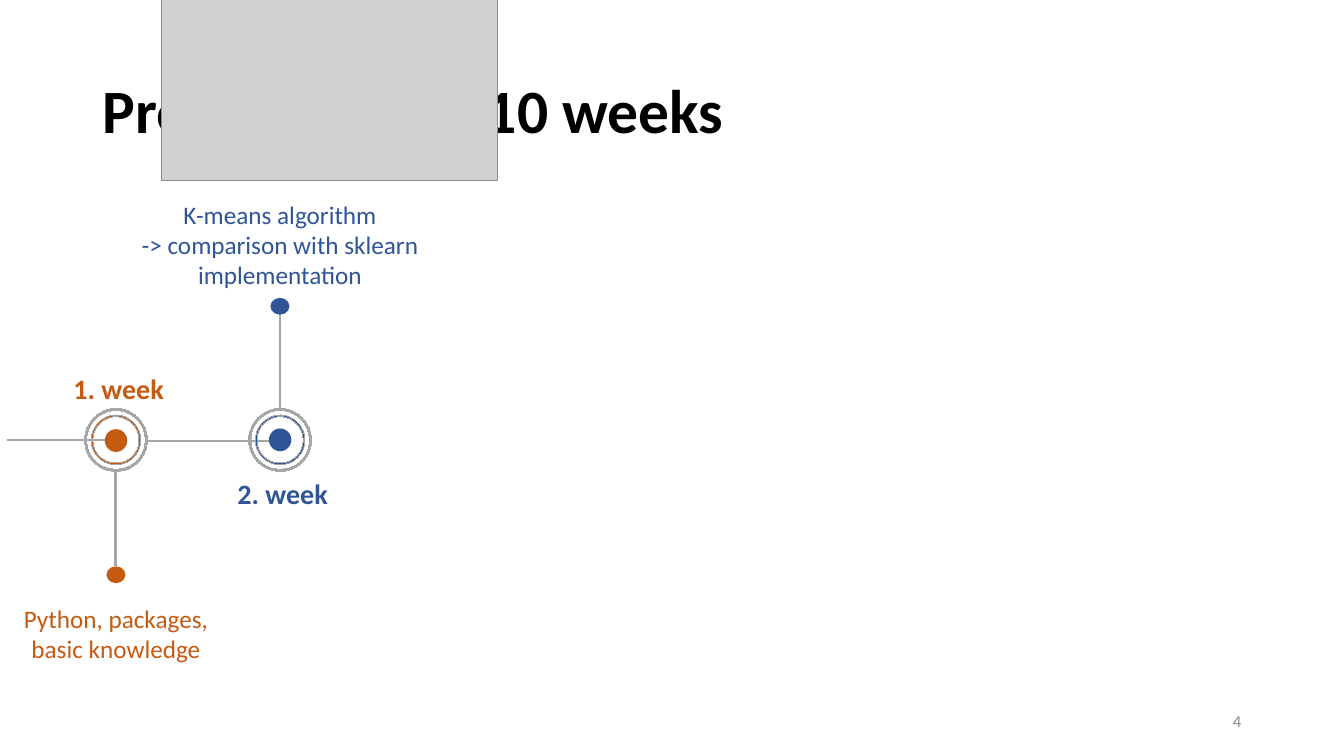
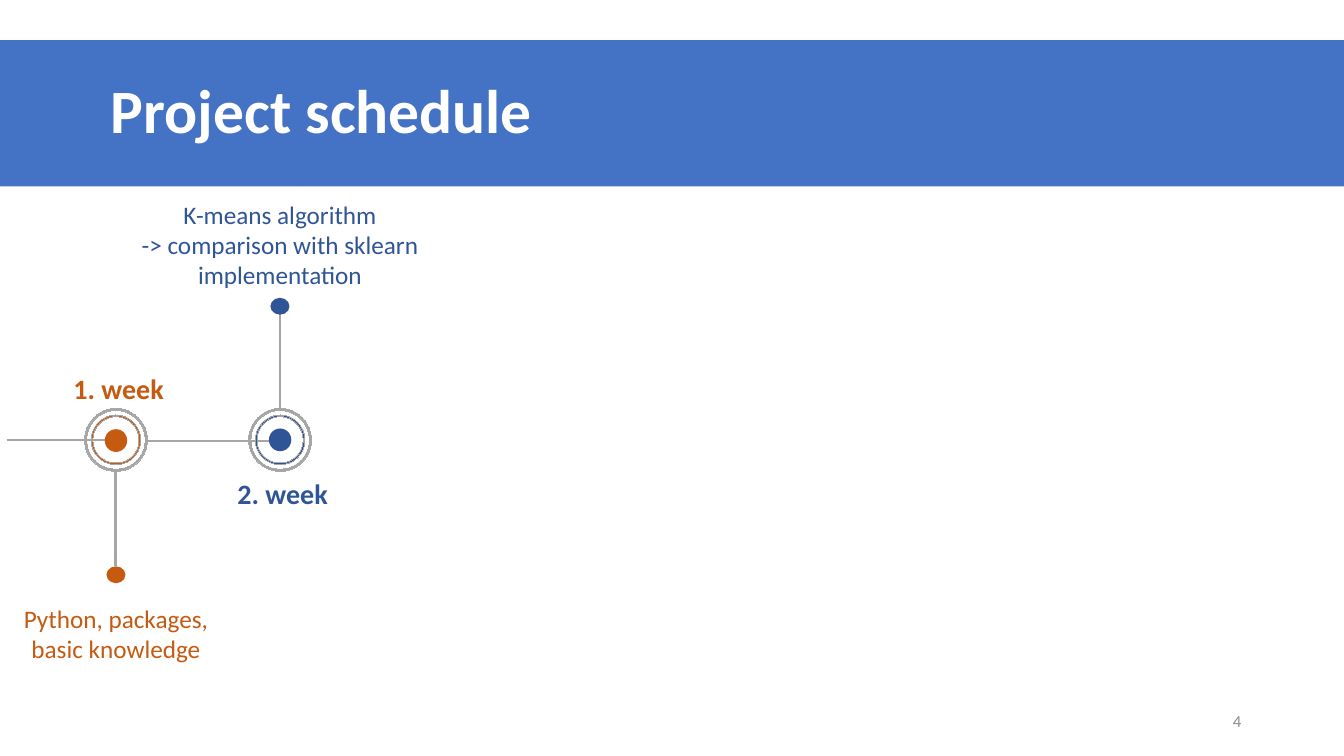
Before and after one commit to datascience-mobi/group-01-project-4-1, a slide deck: slide 4 of K-means clustering.pptx. Drawn at 1344x756 pixels with LibreOffice and Linux fonts; fonts in the diff are those of the drawing; grey boxes stand for pictures. Boxes give left, top, right and bottom in pixels: in the first picture for what was removed or moved away, otherwise in the second. Text is boxed around its words. In the diff, an @@ line names an element or a change of style, - is before the commit and + after.

```diff
--- a/K-means clustering.pptx
+++ b/K-means clustering.pptx
@@ picture removed at (161,0,497,181) @@
@@ title "Project schedule": place and size @@
-title "Project schedule" at (102,82,723,148)
+title "Project schedule" at (0,40,1344,187)
@@ title "Project schedule" at (0,40,1344,187): fill none to #4472C4 @@
@@ title at (111,89,532,144): text changed; text colour #000000 to #FFFFFF @@
-Project plan -> 10 weeks
+Project schedule
```
Also in this commit, not shown: 6 other slides changed.
